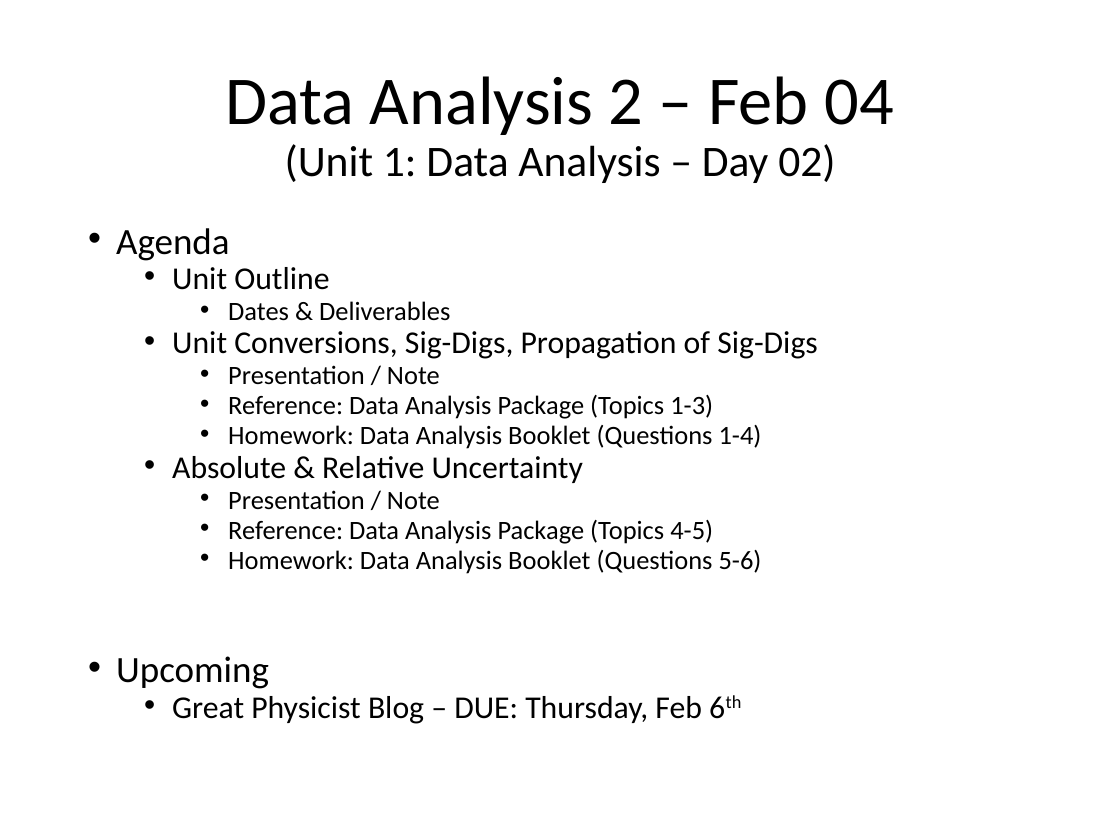
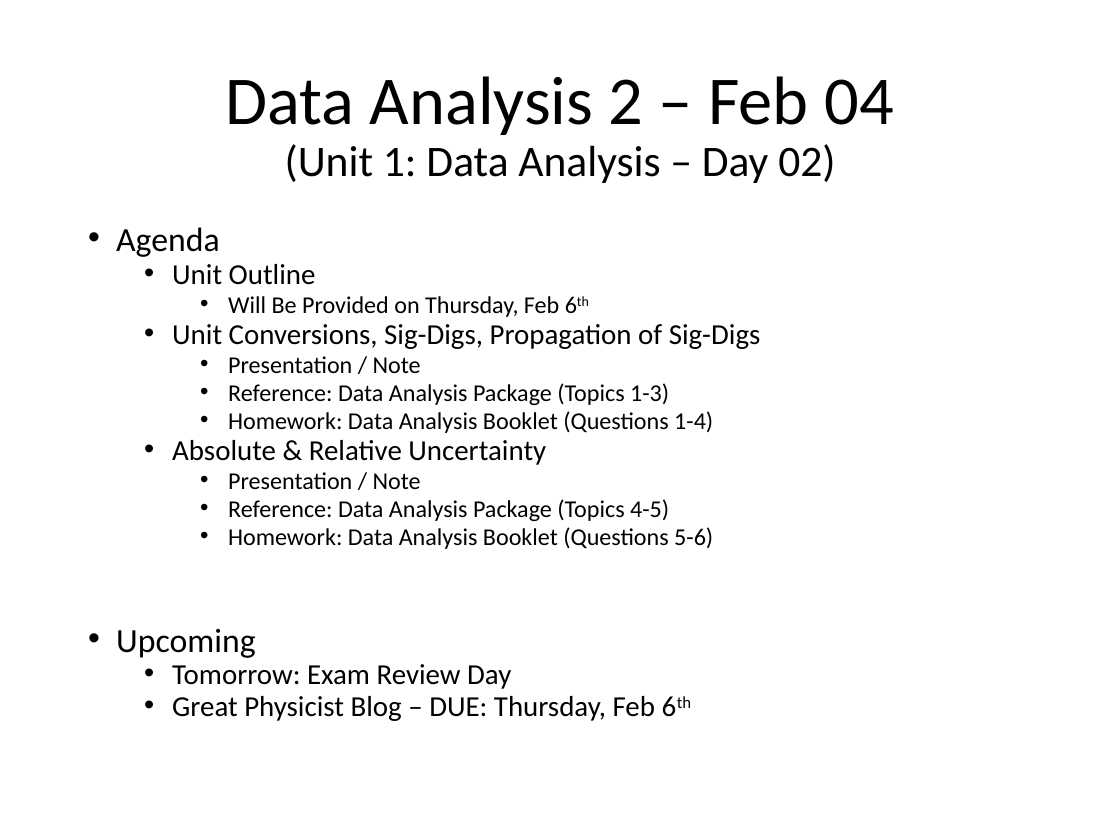
Before and after one commit to Greg5519/SPH4U0, a slide deck: slide 2 of Daily Agendas/Day1.2 Data Analysis2.pptx. Drawn at 1120x840 pixels with LibreOffice and Linux fonts; fonts in the diff are those of the drawing. Boxes give left, top, right and bottom in pixels: in the first picture for what was removed or moved away, otherwise in the second. Text is boxed around its words. In the diff, an @@ line names an element or a change of style, - is before the commit and + after.

Commit message:
am

```diff
--- a/Daily Agendas/Day1.2 Data Analysis2.pptx
+++ b/Daily Agendas/Day1.2 Data Analysis2.pptx
@@ text at box(116, 227, 761, 721): size 23.8 to 21.7 pt in "Agenda", "Upcoming"; size 20.4 to 18.6 pt in "Unit Outline", "Unit Conversions, Sig-Digs, Propagation of Sig-Digs", "Absolute & Relative Uncertainty", "Great Physicist Blog – DUE: Thursday, Feb ..."; size 17 to 15.5 pt in "Presentation / Note", "Reference: Data Analysis Package (Topics 1-3)", "Homework: Data Analysis Booklet (Questions 1-4)", "Presentation / Note" and 2 more places @@
@@ text at box(228, 296, 559, 317): text changed; size 17 to 15.5 pt @@
-    • Dates & Deliverables
+    • Will Be Provided on Thursday, Feb 6th
@@ text at box(172, 664, 511, 689): paragraph added @@
+  • Tomorrow: Exam Review Day
```
Also in this commit, not shown: 1 slide added.
